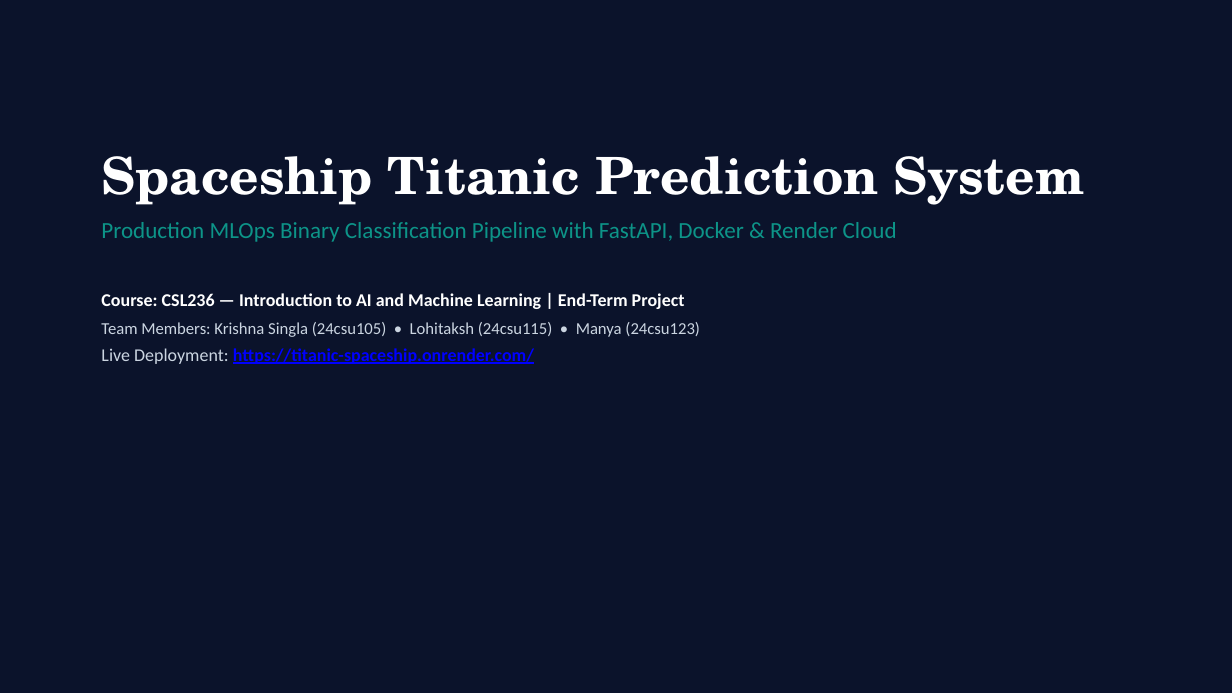
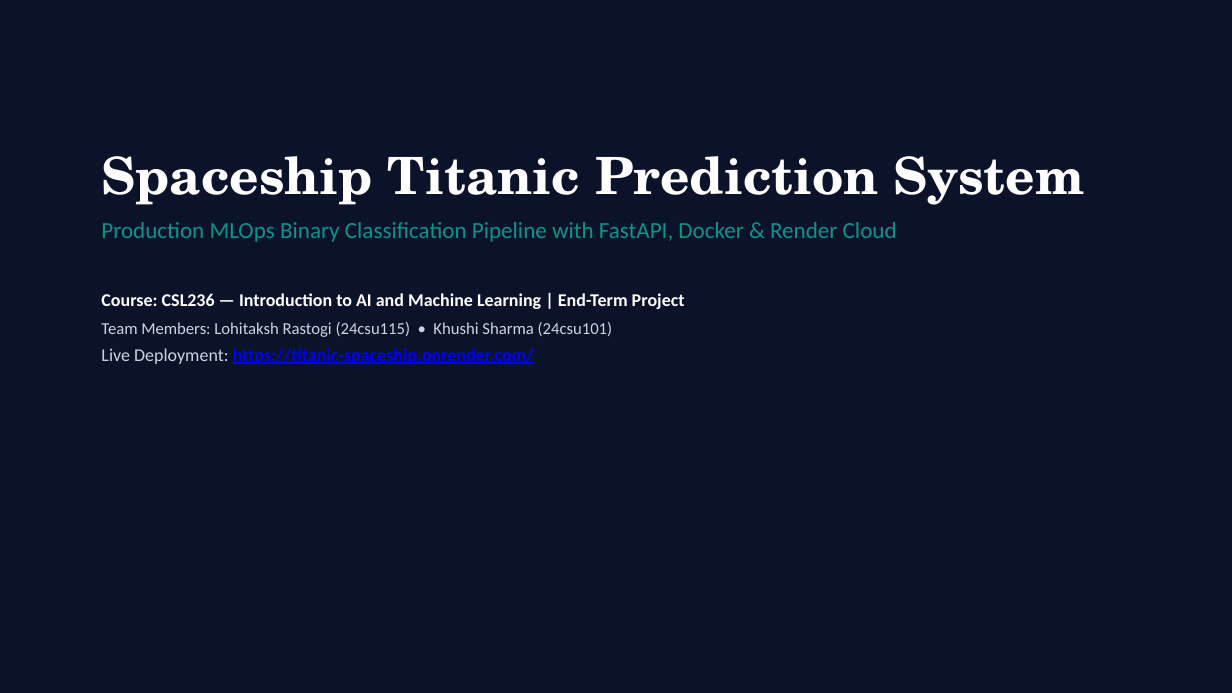
Before and after one commit to lohitaksh2324/Titanic-Spaceship, a slide deck: slide 1 of Spaceship_Titanic_Presentation.pptx. Drawn at 1232x693 pixels with LibreOffice and Linux fonts; fonts in the diff are those of the drawing. Boxes give left, top, right and bottom in pixels: in the first picture for what was removed or moved away, otherwise in the second. Text is boxed around its words. In the diff, an @@ line names an element or a change of style, - is before the commit and + after.

Commit message:
Add project report PDF; update team names to Lohitaksh Rastogi (24csu115) and Khushi Sharma (24csu101) across README, presentation, and report

```diff
--- a/Spaceship_Titanic_Presentation.pptx
+++ b/Spaceship_Titanic_Presentation.pptx
@@ text at [101,322,613,337]: text changed @@
-Team Members: Krishna Singla (24csu105) • Lohitaksh (24csu115) • Manya (24csu123)
+Team Members: Lohitaksh Rastogi (24csu115) • Khushi Sharma (24csu101)
```
Also in this commit, not shown: 1 other slide changed, 5 other files.
